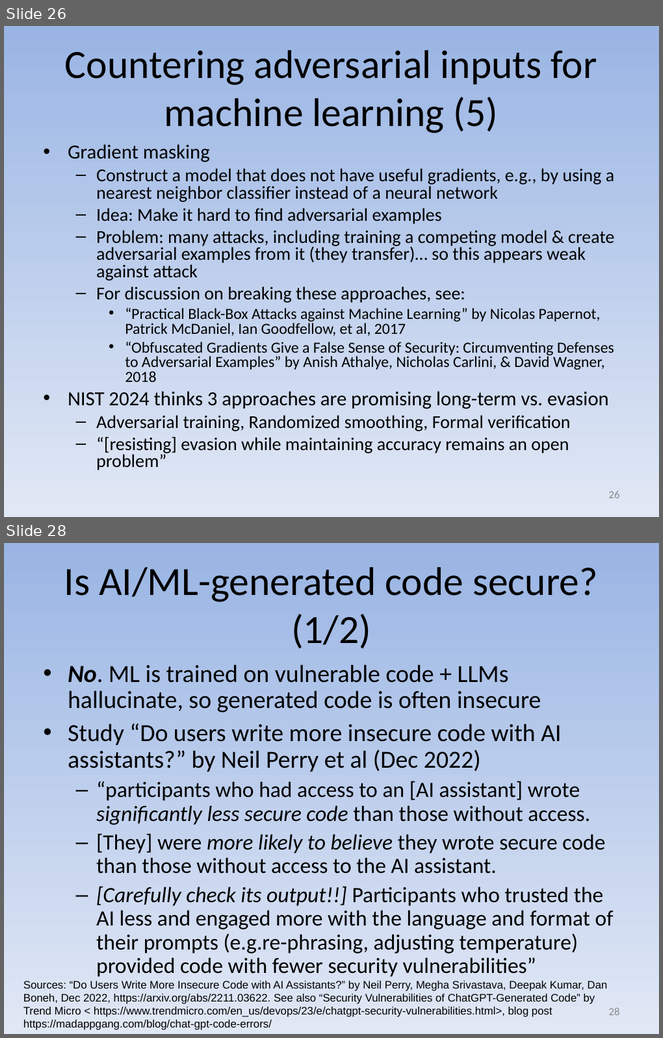
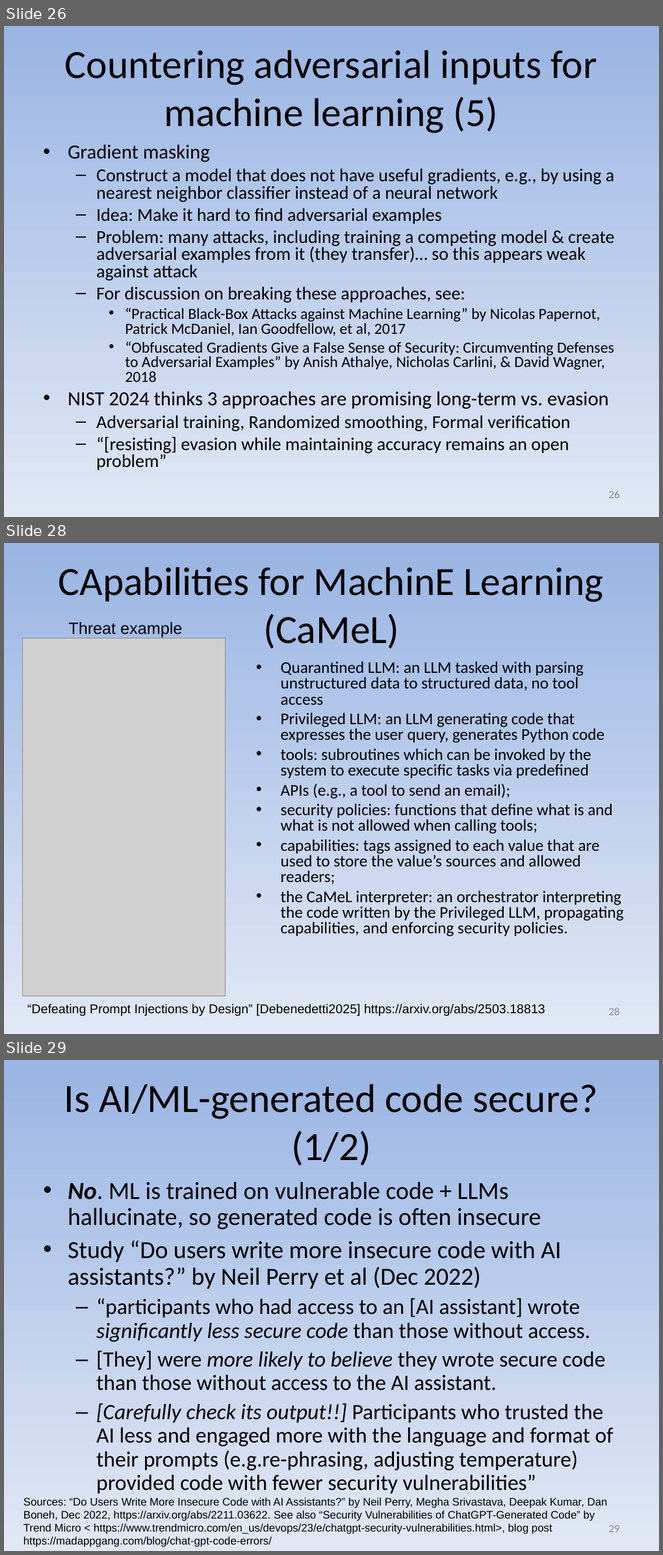
Before and after one commit to david-a-wheeler/david-a-wheeler.github.io, a slide deck: secure-class/presentations/AI-ML-Security.ppt. Shown one above the other, each under a label of ours: slides 26 and 28 before the commit, slides 26, 28 and 29 after it; the slides between them are not shown. The pictures are 663x1038 and 663x1555 pixels, drawn with LibreOffice and Linux fonts; fonts in the diff are those of the drawing; grey boxes stand for pictures. Boxes give left, top, right and bottom in pixels: in the first picture for what was removed or moved away, otherwise in the second. Text is boxed around its words. In the diff, an @@ line names an element or a change of style, - is before the commit and + after.

```diff
--- a/secure-class/presentations/AI-ML-Security.ppt
+++ b/secure-class/presentations/AI-ML-Security.ppt
@@ slide 28 added at <box>4,543,659,1034</box>, background gradient #9AB5E4 to #E1E8F5 @@
@@ title added at <box>59,567,604,649</box>, 44 pt, text #000000 @@
+CApabilities for MachinE Learning (CaMeL)
@@ picture added at <box>22,639,226,997</box> @@
@@ text added at <box>68,622,182,638</box>, 18 pt, text #000000 @@
+Threat example
@@ text added at <box>281,661,623,937</box>, 18 pt, text #000000 @@
+• Quarantined LLM: an LLM tasked with parsing unstructured data to structured data, no tool access
+• Privileged LLM: an LLM generating code that expresses the user query, generates Python code
+• tools: subroutines which can be invoked by the system to execute specific tasks via predefined
+• APIs (e.g., a tool to send an email);
+• security policies: functions that define what is and what is not allowed when calling tools;
+• capabilities: tags assigned to each value that are used to store the value’s sources and allowed readers;
+• the CaMeL interpreter: an orchestrator interpreting the code written by the Privileged LLM, propagating capabilities, and enforcing security policies.
@@ text added at <box>27,1004,545,1016</box>, 14 pt, text #000000 @@
+“Defeating Prompt Injections by Design” [Debenedetti2025] https://arxiv.org/abs/2503.18813
@@ page number added at <box>609,1008,620,1016</box>, 12 pt, text #898989 @@
+28
@@ what was slide 28 is now slide 29 @@
@@ page number at <box>609,1525,620,1533</box>: text changed @@
-28
+29
```
Also in this commit, not shown: 1 slide changed.
